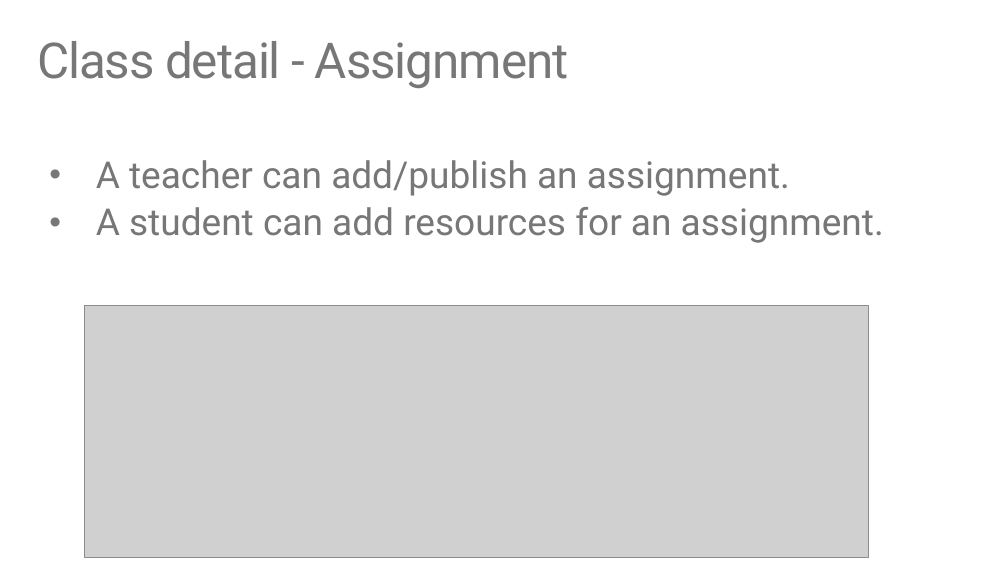
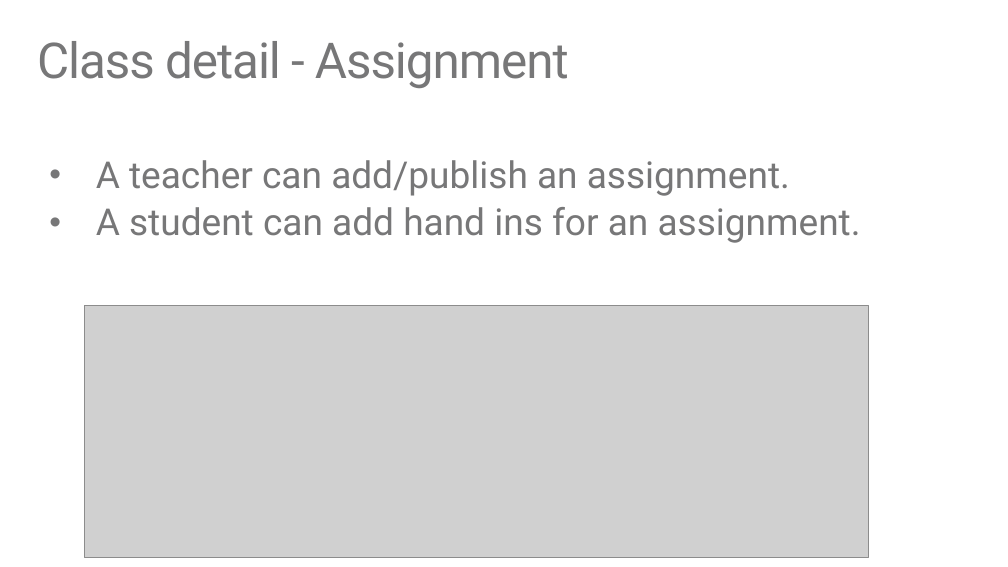
Before and after one commit to TylerLu/EDUGraphAPI-Angular, a slide deck: slide 40 of EDU GRAPH-API Demo Script.pptx. Drawn at 1008x567 pixels with LibreOffice and Linux fonts; fonts in the diff are those of the drawing; grey boxes stand for pictures. Boxes give left, top, right and bottom in pixels: in the first picture for what was removed or moved away, otherwise in the second. Text is boxed around its words. In the diff, an @@ line names an element or a change of style, - is before the commit and + after.

```diff
--- a/EDU GRAPH-API Demo Script.pptx
+++ b/EDU GRAPH-API Demo Script.pptx
@@ text at <box>96,207,861,243</box>: text changed @@
-• A student can add resources for an assignment.
+• A student can add hand ins for an assignment.
```
Also in this commit, not shown: 1 other slide changed.
